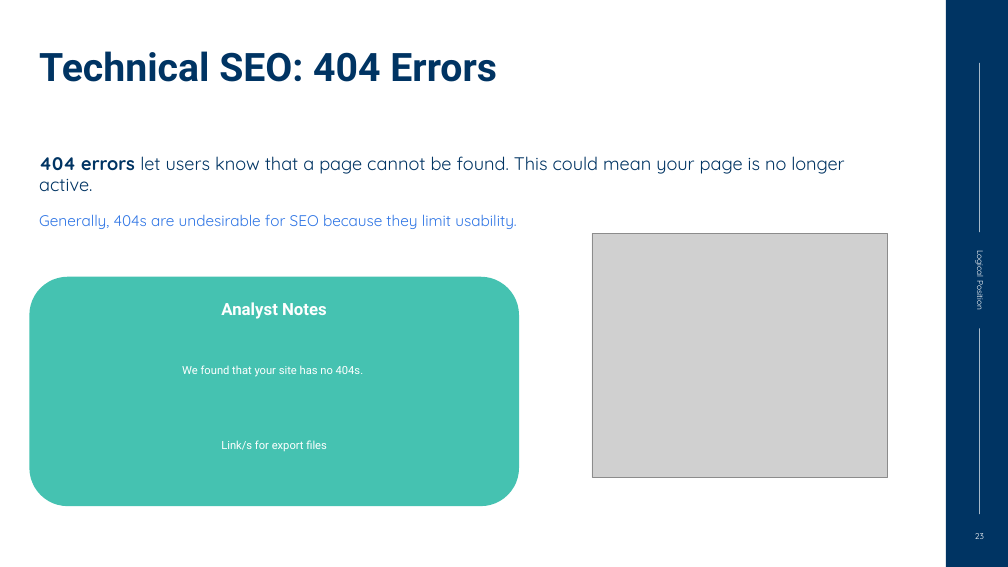
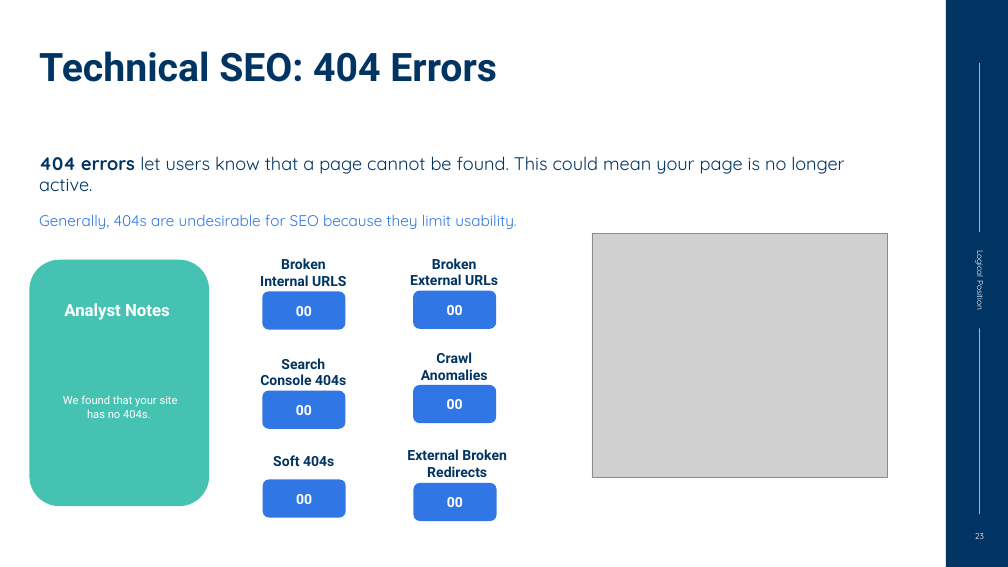
Before and after one commit to Logical-Position/TADAAbot, a slide deck: slide 23 of tadaa/data/pptx/OSR Tech Audit Template.pptx. Drawn at 1008x567 pixels with LibreOffice and Linux fonts; fonts in the diff are those of the drawing; grey boxes stand for pictures; background and template pictures are left out. Boxes give left, top, right and bottom in pixels: in the first picture for what was removed or moved away, otherwise in the second. Text is boxed around its words. In the diff, an @@ line names an element or a change of style, - is before the commit and + after.

```diff
--- a/tadaa/data/pptx/OSR Tech Audit Template.pptx
+++ b/tadaa/data/pptx/OSR Tech Audit Template.pptx
@@ rounded rectangle: place and size @@
-rounded rectangle at [29, 277, 519, 506]
+rounded rectangle at [29, 260, 209, 506]
@@ text added at [260, 258, 346, 286], 20 pt, text #003463, bold @@
+Broken Internal URLS
@@ text added at [410, 258, 498, 285], 20 pt, text #003463, bold @@
+Broken External URLs
@@ text "Analyst Notes": place and size @@
-text "Analyst Notes" at [221, 302, 327, 319]
+text "Analyst Notes" at [64, 303, 170, 320]
@@ rounded rectangle added at [262, 291, 345, 330], fill #3076E5 @@
@@ rounded rectangle added at [413, 291, 496, 329], fill #3076E5 @@
@@ text added at [296, 306, 312, 316], 20 pt, text #FFFFFF, bold @@
+00
@@ text added at [447, 305, 463, 315], 20 pt, text #FFFFFF, bold @@
+00
@@ text "We found that your site ..." rewrapped from [182, 365, 364, 377] to [63, 395, 178, 418] @@
@@ text added at [260, 358, 346, 385], 20 pt, text #003463, bold @@
+Search Console 404s
@@ text added at [421, 352, 488, 380], 20 pt, text #003463, bold @@
+Crawl Anomalies
@@ rounded rectangle added at [413, 385, 496, 423], fill #3076E5 @@
@@ rounded rectangle added at [262, 391, 345, 429], fill #3076E5 @@
@@ text added at [296, 405, 312, 415], 20 pt, text #FFFFFF, bold @@
+00
@@ text added at [447, 399, 463, 409], 20 pt, text #FFFFFF, bold @@
+00
@@ text added at [407, 449, 507, 477], 20 pt, text #003463, bold @@
+External Broken Redirects
@@ rounded rectangle added at [263, 479, 346, 518], fill #3076E5 @@
@@ text added at [273, 455, 334, 466], 20 pt, text #003463, bold @@
+Soft 404s
@@ text added at [296, 494, 312, 504], 20 pt, text #FFFFFF, bold @@
+00
@@ rounded rectangle added at [413, 483, 496, 521], fill #3076E5 @@
@@ text added at [447, 497, 463, 507], 20 pt, text #FFFFFF, bold @@
+00
```
Also in this commit, not shown: 8 other slides changed, 2 other files.
